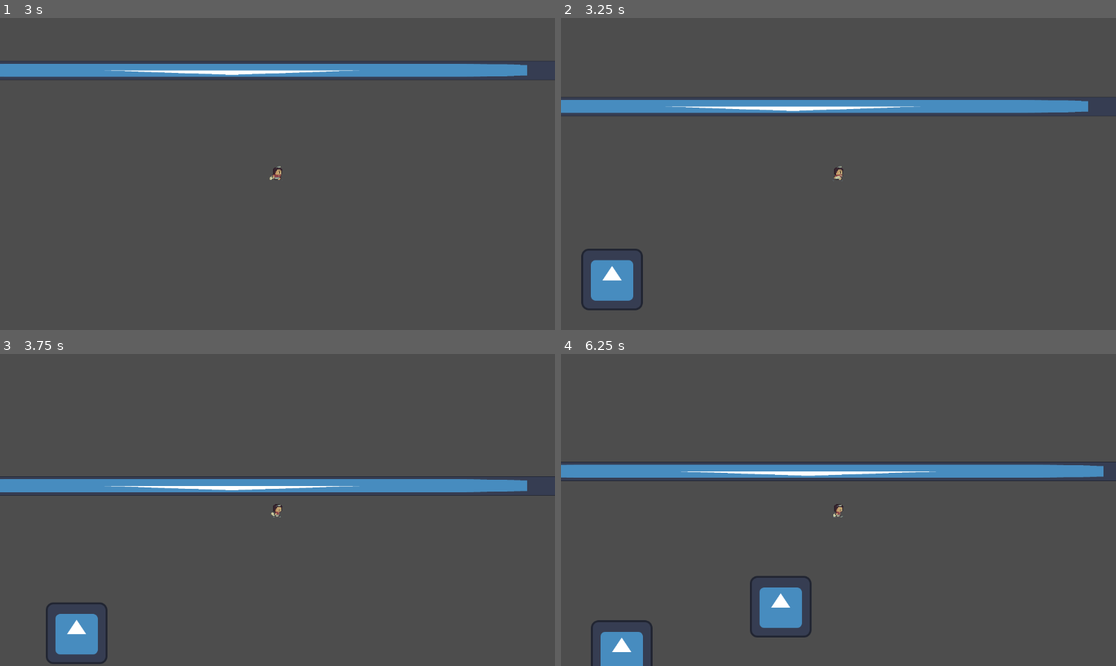
Above: before the commit, frames 1-4 (two rows, left to right).
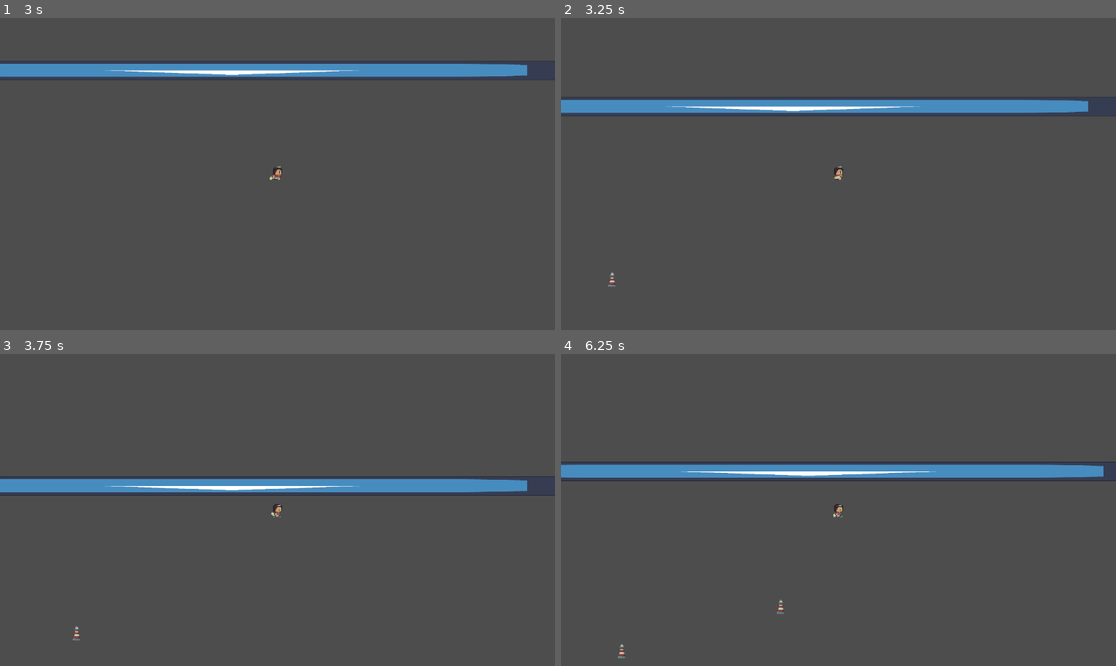
Above: after the commit, the same moments.

Repository: azulws/gamejam
Game: Godot game, scene res://escenas/mundo.tscn
The game is run twice, just before and just after one commit, with the same random seed, the same clock (stepped at 60 frames per second) and the same inputs. The engine's default icon, where the game draws it, is replaced by a stand-in: a white triangle on a blue panel in a dark square.
Inputs:
- Up to frame 1 (3 s): tap Enter at 0.5 s; hold W (arriba) 0.53-1.28 s; hold D (der) 0.53-1.28 s; hold S (abajo) 1.28-2.03 s; tap D (der) at 1.35, 2.85 s; tap Space at 2 s; hold D (der) 2.03-2.78 s; hold W (arriba) from 2.03 s (still down)
- Up to frame 2 (3.25 s): keep holding W (arriba)
- Up to frame 3 (3.75 s): release W (arriba) at 3.53 s; hold A (izq) from 3.53 s (still down); hold D (der) from 3.53 s (still down)
- Up to frame 4 (6.25 s): release D (der) at 4.28 s; tap D (der) at 4.35, 5.85 s; release A (izq) at 5.03 s; hold S (abajo) 5.03-5.78 s; hold D (der) 5.03-5.78 s; hold W (arriba) from 5.78 s (still down)

Frame 1 is identical in both runs. In frame 2, 1.3% of the frame differs, in the area x 3-15%, y 73-94%; in frame 3, 1.3%; in frame 4, 2.3%, in the area x 5-46%, y 71-100%.

Commit message:
correccion de bug

Diff:
--- a/gamejam/escenas/enemy.tscn
+++ /dev/null
@@ -1,28 +0,0 @@
-[gd_scene load_steps=4 format=3 uid="uid://dc5pbqkc27vd6"]
-
-[ext_resource type="Script" path="res://codigo/enemy.gd" id="1_0ervt"]
-[ext_resource type="Texture2D" uid="uid://8am5mw07dpqu" path="res://icon.svg" id="1_h7mwc"]
-
-[sub_resource type="RectangleShape2D" id="RectangleShape2D_c2oow"]
-size = Vector2(123.5, 122)
-
-[node name="Enemy" type="CharacterBody2D"]
-motion_mode = 1
-script = ExtResource("1_0ervt")
-
-[node name="Sprite2D" type="Sprite2D" parent="."]
-texture = ExtResource("1_h7mwc")
-
-[node name="CollisionShape2D" type="CollisionShape2D" parent="."]
-position = Vector2(-0.75, 0)
-shape = SubResource("RectangleShape2D_c2oow")
-
-[node name="Area2D" type="Area2D" parent="."]
-collision_mask = 3
-
-[node name="CollisionPolygon2D" type="CollisionPolygon2D" parent="Area2D"]
-position = Vector2(83, 17)
-polygon = PackedVector2Array(-22, 44, -22, -78, 52, -46, 52, 6)
-
-[connection signal="body_entered" from="Area2D" to="." method="_on_area_2d_body_entered"]
-[connection signal="body_exited" from="Area2D" to="." method="_on_area_2d_body_exited"]
--- a/gamejam/escenas/enemy_straight.tscn
+++ b/gamejam/escenas/enemy_straight.tscn
@@ -1,7 +1,7 @@
 [gd_scene load_steps=4 format=3 uid="uid://bgdb4ijvehy5f"]
 
 [ext_resource type="Script" path="res://codigo/enemy_straight.gd" id="1_4s6uw"]
-[ext_resource type="Texture2D" uid="uid://8am5mw07dpqu" path="res://icon.svg" id="2_6i14t"]
+[ext_resource type="Texture2D" uid="uid://7uv7n83su733" path="res://assets/items/Iman faro.png" id="2_5ax8o"]
 
 [sub_resource type="RectangleShape2D" id="RectangleShape2D_c2oow"]
 size = Vector2(123.5, 122)
@@ -12,7 +12,7 @@
 script = ExtResource("1_4s6uw")
 
 [node name="Sprite2D" type="Sprite2D" parent="."]
-texture = ExtResource("2_6i14t")
+texture = ExtResource("2_5ax8o")
 
 [node name="CollisionShape2D" type="CollisionShape2D" parent="."]
 position = Vector2(-0.75, 0)
--- a/gamejam/escenas/enemy_zigzag.tscn
+++ b/gamejam/escenas/enemy_zigzag.tscn
@@ -1,7 +1,7 @@
 [gd_scene load_steps=4 format=3 uid="uid://6d58hicp6w8x"]
 
 [ext_resource type="Script" path="res://codigo/enemy_zigzag.gd" id="1_m81rv"]
-[ext_resource type="Texture2D" uid="uid://8am5mw07dpqu" path="res://icon.svg" id="2_1e3f0"]
+[ext_resource type="Texture2D" uid="uid://7uv7n83su733" path="res://assets/items/Iman faro.png" id="2_fvx6f"]
 
 [sub_resource type="RectangleShape2D" id="RectangleShape2D_c2oow"]
 size = Vector2(123.5, 122)
@@ -12,7 +12,7 @@
 script = ExtResource("1_m81rv")
 
 [node name="Sprite2D" type="Sprite2D" parent="."]
-texture = ExtResource("2_1e3f0")
+texture = ExtResource("2_fvx6f")
 
 [node name="CollisionShape2D" type="CollisionShape2D" parent="."]
 position = Vector2(-0.75, 0)
--- a/gamejam/escenas/jugador.tscn
+++ b/gamejam/escenas/jugador.tscn
@@ -99,7 +99,7 @@
 sprite_frames = SubResource("SpriteFrames_mwp2c")
 animation = &"idle"
 autoplay = "idle"
-frame_progress = 0.772265
+frame_progress = 0.903647
 
 [node name="Camera2D" type="Camera2D" parent="."]
 
Binary file added: gamejam/assets/items/Iman faro.png
Not shown, added: gamejam/assets/items/Iman faro.png.import
